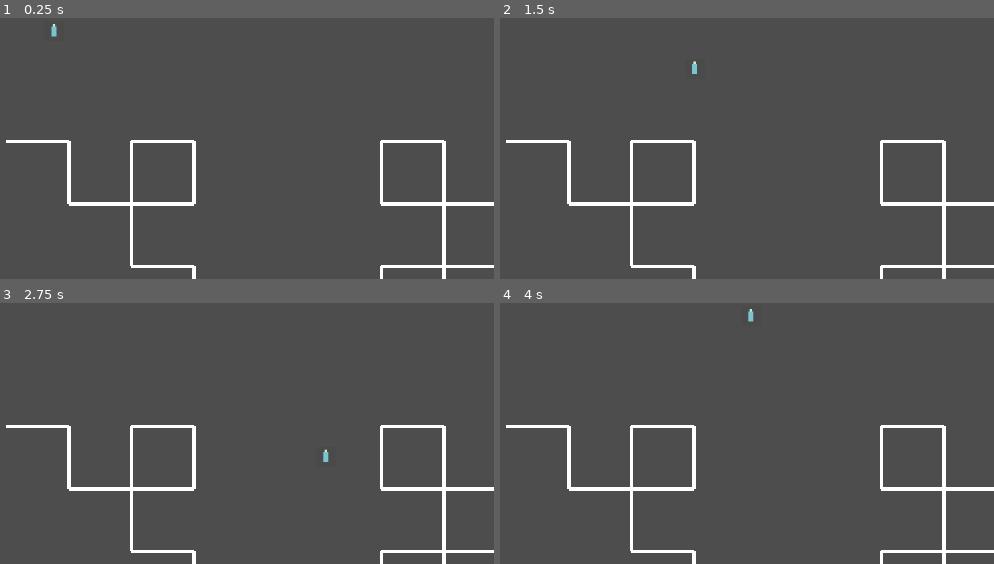
Above: before the commit, frames 1-4 (two rows, left to right).
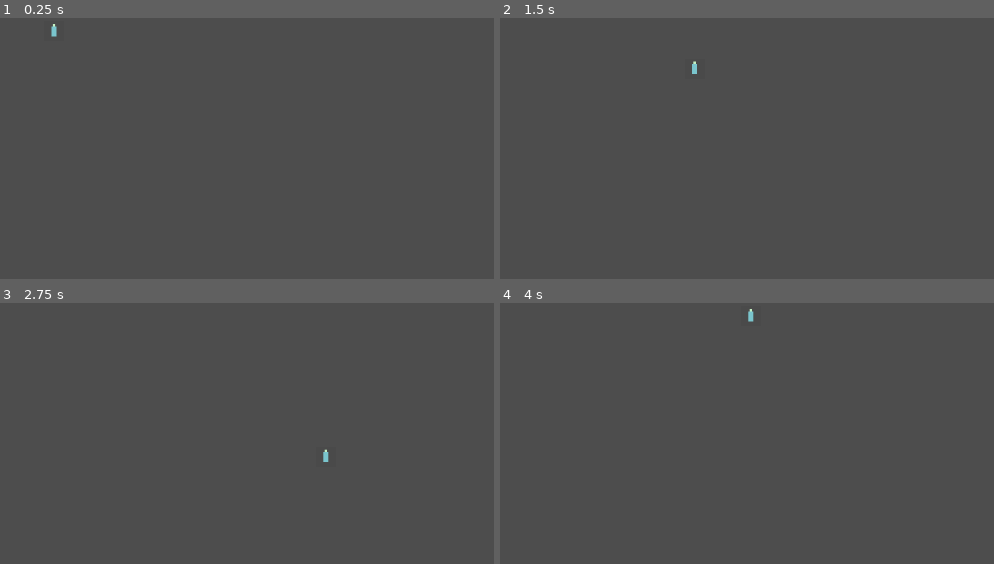
Above: after the commit, the same moments.

Repository: powerpeej/Project-Neon-Colony
Game: Godot game, scene res://scenes/main.tscn
Same seed, same stepped clock (60 frames per second), same inputs: the game is played once before the commit and once after it. The project has no main scene, so this scene is started directly.
Inputs:
- Up to frame 1 (0.25 s): no input
- Up to frame 2 (1.5 s): tap Enter at 0.5 s; hold Right (ui_right) 0.53-1.28 s; tap Space at 1.25 s; hold Down (ui_down) from 1.28 s (still down)
- Up to frame 3 (2.75 s): tap Enter at 2 s; release Down (ui_down) at 2.03 s; hold Right (ui_right) from 2.03 s (still down)
- Up to frame 4 (4 s): tap Space at 2.75 s; release Right (ui_right) at 2.78 s; hold Up (ui_up) 2.78-3.53 s; hold Left (ui_left) from 3.53 s (still down)

The runs differ from the first frame. In frame 1, 2.9% of the frame differs, in the area x 1-100%, y 46-100%; in frame 2, 2.9%; in frame 3, 2.9%; in frame 4, 2.9%.
Error after the commit: Parse Error: Class "Resource" hides a native class. (res://src/resources/resource.gd:2)

Commit message:
feat: Implement basic resource system
Adds a basic resource management system to the game.

- Creates a `Resource` class to represent a resource with a name and amount.
- Creates a `ResourceManager` singleton to manage game-wide resources.
- The `ResourceManager` is autoloaded and provides methods to add, remove, and query resources.
- Initializes the system with "Energy" and "Materials" as starting resources.

Diff:
--- a/scenes/main.tscn
+++ b/scenes/main.tscn
@@ -1,12 +1,8 @@
-[gd_scene load_steps=3 format=3 uid="uid://bixy56npg2x5c"]
+[gd_scene load_steps=2 format=3 uid="uid://bixy56npg2x5c"]
 
 [ext_resource type="PackedScene" uid="uid://cgrc56npg2x5c" path="res://scenes/player.tscn" id="1_abcde"]
-[ext_resource type="Script" path="res://src/procgen/road_generator.gd" id="2_fghij"]
 
 [node name="Main" type="Node2D"]
 
 [node name="Player" parent="." instance=ExtResource("1_abcde")]
 position = Vector2(576, 324)
-
-[node name="RoadGenerator" type="Node2D" parent="."]
-script = ExtResource("2_fghij")
--- a/src/procgen/lsystem.gd
+++ b/src/procgen/lsystem.gd
@@ -1,4 +1,3 @@
-# src/procgen/lsystem.gd
 class_name LSystem
 extends RefCounted
 
--- a/src/procgen/road_generator.gd
+++ /dev/null
@@ -1,41 +0,0 @@
-# src/procgen/road_generator.gd
-class_name RoadGenerator
-extends Node2D
-
-var lsystem: LSystem
-var start_pos: Vector2 = Vector2(500, 500)
-var length: float = 100.0
-var delta_angle: float = 90.0
-
-func _ready():
-	var rules = {"F": "F+F-F-F+F"}
-	lsystem = LSystem.new("F", rules)
-	var lsystem_string = lsystem.generate(3)
-	draw_turtle(lsystem_string)
-
-func draw_turtle(lsystem_string: String):
-	var current_pos = start_pos
-	var current_angle = 0.0
-	var pos_stack = []
-	var angle_stack = []
-
-	for char in lsystem_string:
-		match char:
-			"F":
-				var new_pos = current_pos + Vector2(length, 0).rotated(deg_to_rad(current_angle))
-				var line = Line2D.new()
-				line.add_point(current_pos)
-				line.add_point(new_pos)
-				line.width = 5
-				add_child(line)
-				current_pos = new_pos
-			"+":
-				current_angle += delta_angle
-			"-":
-				current_angle -= delta_angle
-			"[":
-				pos_stack.push_back(current_pos)
-				angle_stack.push_back(current_angle)
-			"]":
-				current_pos = pos_stack.pop_back()
-				current_angle = angle_stack.pop_back()
--- /dev/null
+++ b/src/resources/resource.gd
@@ -0,0 +1,13 @@
+# src/resources/resource.gd
+class_name Resource
+extends RefCounted
+
+var name: String
+var amount: int
+
+func _init(p_name: String, p_amount: int) -> void:
+	name = p_name
+	amount = p_amount
+
+func to_string() -> String:
+	return "%s: %d" % [name, amount]
--- a/src/resources/resource_manager.gd
+++ b/src/resources/resource_manager.gd
@@ -1,28 +1,36 @@
 # src/resources/resource_manager.gd
 extends Node
 
-signal resource_changed(resource_name, new_amount)
+const Resource_class = preload("res://src/resources/resource.gd")
 
 var resources: Dictionary = {
-	"energy": 1000,
-	"materials": 500
+	"energy": Resource_class.new("Energy", 1000),
+	"materials": Resource_class.new("Materials", 500)
 }
 
-func get_resource_amount(resource_name: String) -> int:
-	if resources.has(resource_name):
-		return resources[resource_name]
+func add_resource(p_name: String, p_amount: int) -> void:
+	if resources.has(p_name.to_lower()):
+		resources[p_name.to_lower()].amount += p_amount
 	else:
-		return 0
+		print("Resource type '%s' does not exist." % p_name)
 
-func add_resource(resource_name: String, amount: int):
-	if resources.has(resource_name):
-		resources[resource_name] += amount
-		emit_signal("resource_changed", resource_name, resources[resource_name])
+func remove_resource(p_name: String, p_amount: int) -> bool:
+	if resources.has(p_name.to_lower()):
+		var res: Resource = resources[p_name.to_lower()]
+		if res.amount >= p_amount:
+			res.amount -= p_amount
+			return true
+		else:
+			print("Not enough %s. Required: %d, Available: %d" % [p_name, p_amount, res.amount])
+			return false
+	else:
+		print("Resource type '%s' does not exist." % p_name)
+		return false
 
-func remove_resource(resource_name: String, amount: int) -> bool:
-	if resources.has(resource_name) and resources[resource_name] >= amount:
-		resources[resource_name] -= amount
-		emit_signal("resource_changed", resource_name, resources[resource_name])
-		return true
-	else:
-		return false
+func get_resource(p_name: String) -> Resource:
+	if resources.has(p_name.to_lower()):
+		return resources[p_name.to_lower()]
+	return null
+
+func get_all_resources() -> Dictionary:
+	return resources
Not shown, removed: Unconfirmed 947629.crdownload
